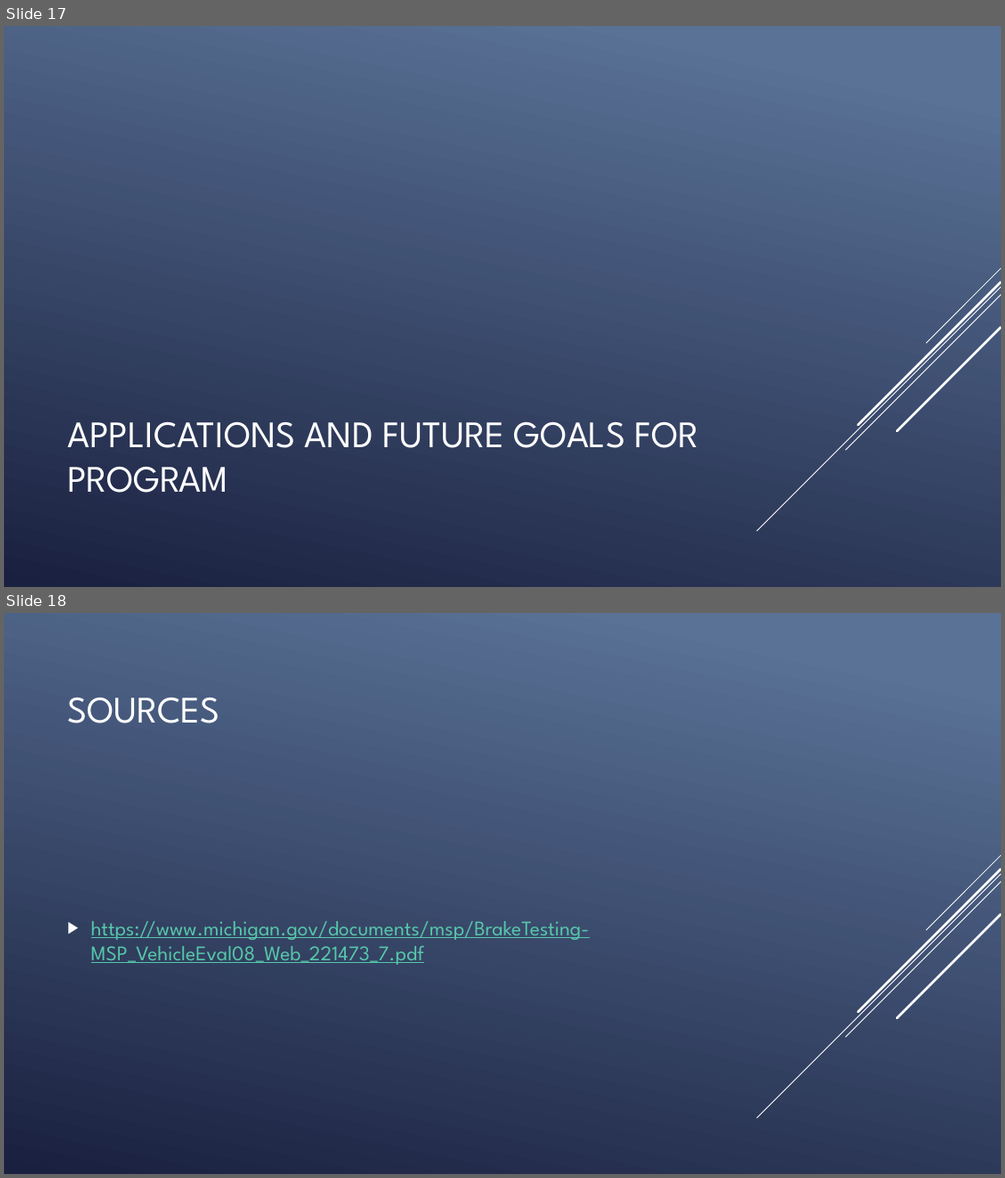
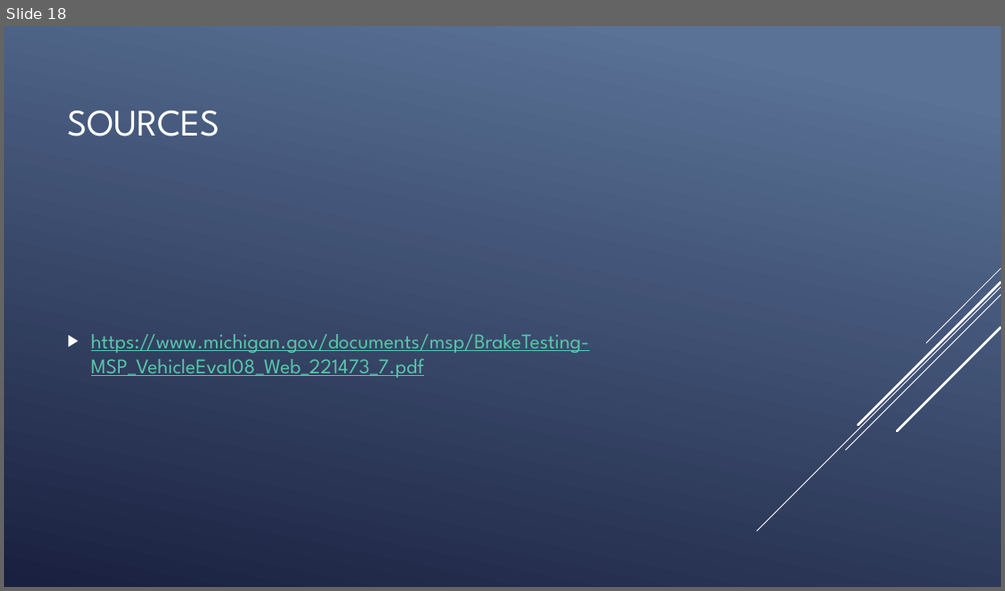
Before and after one commit to joel31245/JoelC_VAC_TrafficFlowFinal, a slide deck: doc/TrafficFlow1Presentation.pptx. Shown one above the other, each under a label of ours: slides 17 and 18 before the commit, slide 18 after it. The pictures are 1005x1178 and 1005x591 pixels, drawn with LibreOffice and Linux fonts; fonts in the diff are those of the drawing. Boxes give left, top, right and bottom in pixels: in the first picture for what was removed or moved away, otherwise in the second. Text is boxed around its words. In the diff, an @@ line names an element or a change of style, - is before the commit and + after.

```diff
--- a/doc/TrafficFlow1Presentation.pptx
+++ b/doc/TrafficFlow1Presentation.pptx
@@ slide 17 removed at (x1=4, y1=26, x2=1001, y2=587), background gradient #597496 to #1A2040; not listed: 5 template elements that a slide beside it also shows @@
@@ title removed at (x1=67, y1=422, x2=698, y2=492) @@
-APPLICATIONS AND FUTURE GOALS FOR PROGRAM
```
Also in this commit, not shown: 13 slides changed, 4 slides added, 3 other slides removed, 3 other files.
